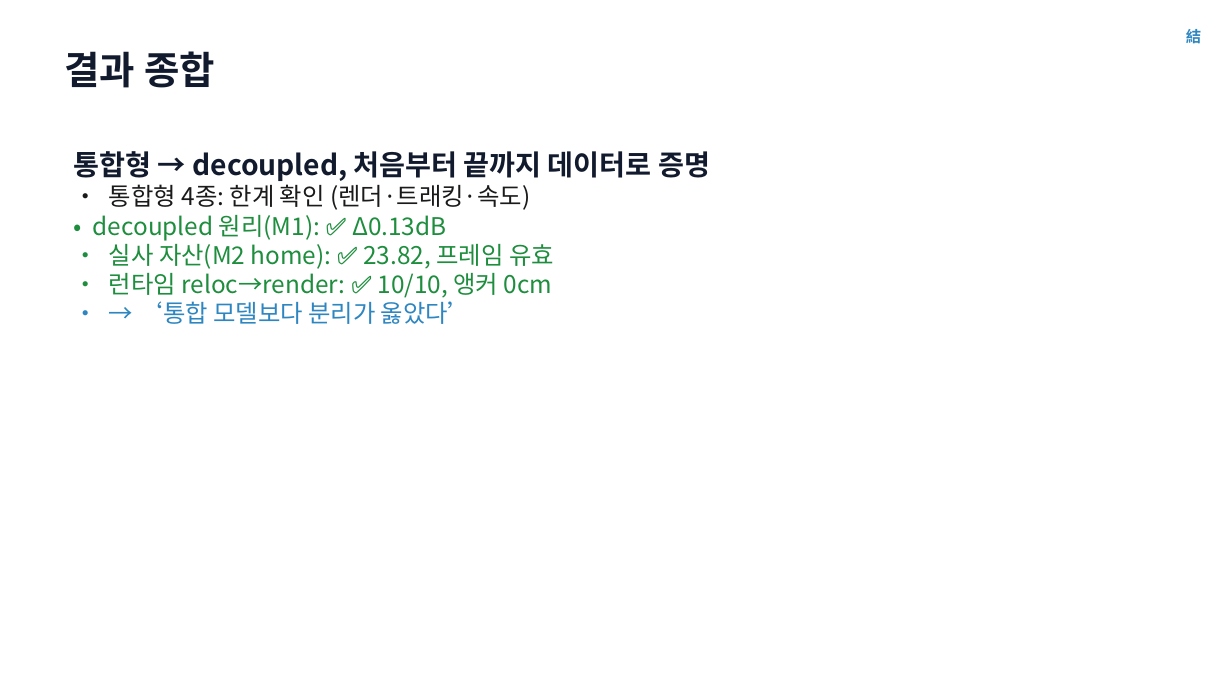
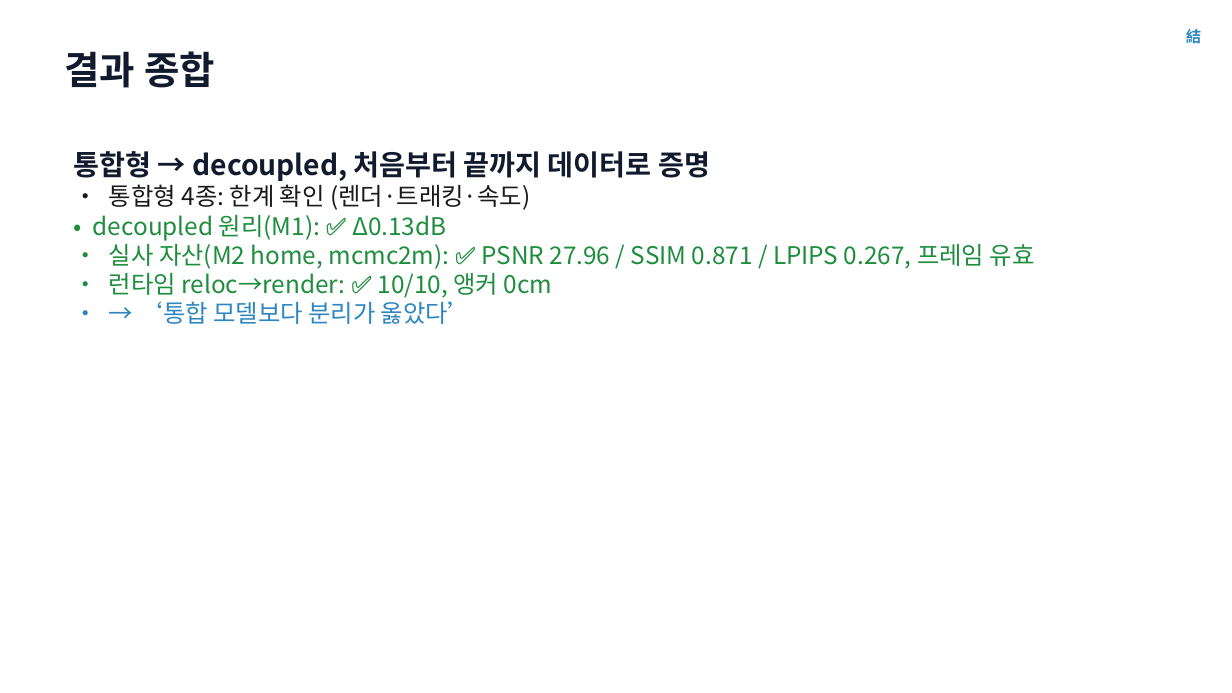
Before and after one commit to ingon1026/xr-splat, a slide deck: slide 12 of docs/presentation/xr-splat-decoupled.pptx. Drawn at 1232x693 pixels with LibreOffice and Linux fonts; fonts in the diff are those of the drawing. Boxes give left, top, right and bottom in pixels: in the first picture for what was removed or moved away, otherwise in the second. Text is boxed around its words. In the diff, an @@ line names an element or a change of style, - is before the commit and + after.

```diff
--- a/docs/presentation/xr-splat-decoupled.pptx
+++ b/docs/presentation/xr-splat-decoupled.pptx
@@ text at [109, 239, 1035, 269]: text changed @@
-• 실사 자산(M2 home): ✅ 23.82, 프레임 유효
+• 실사 자산(M2 home, mcmc2m): ✅ PSNR 27.96 / SSIM 0.871 / LPIPS 0.267, 프레임 유효
```
Also in this commit, not shown: 2 other slides changed, 22 other files.
